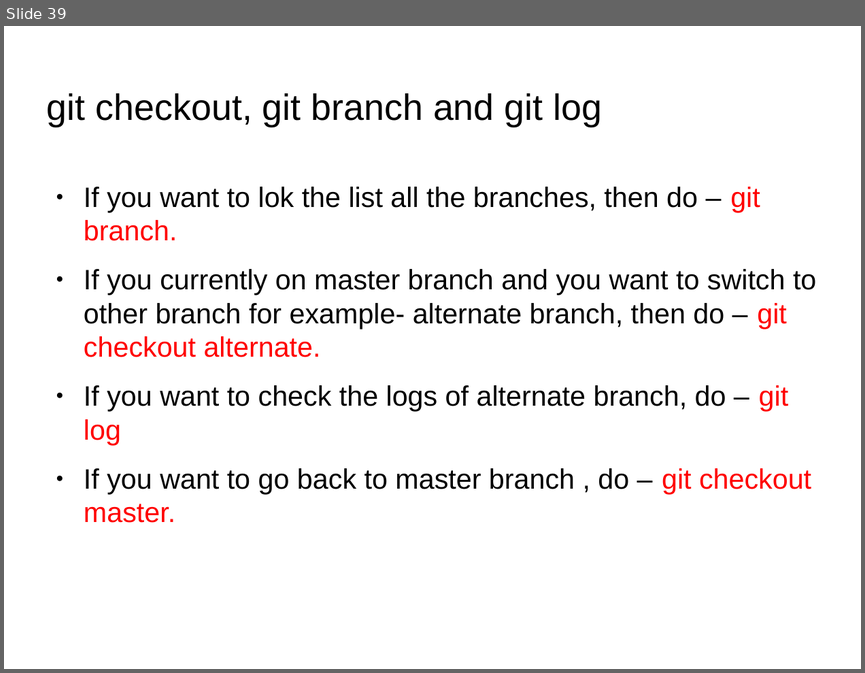
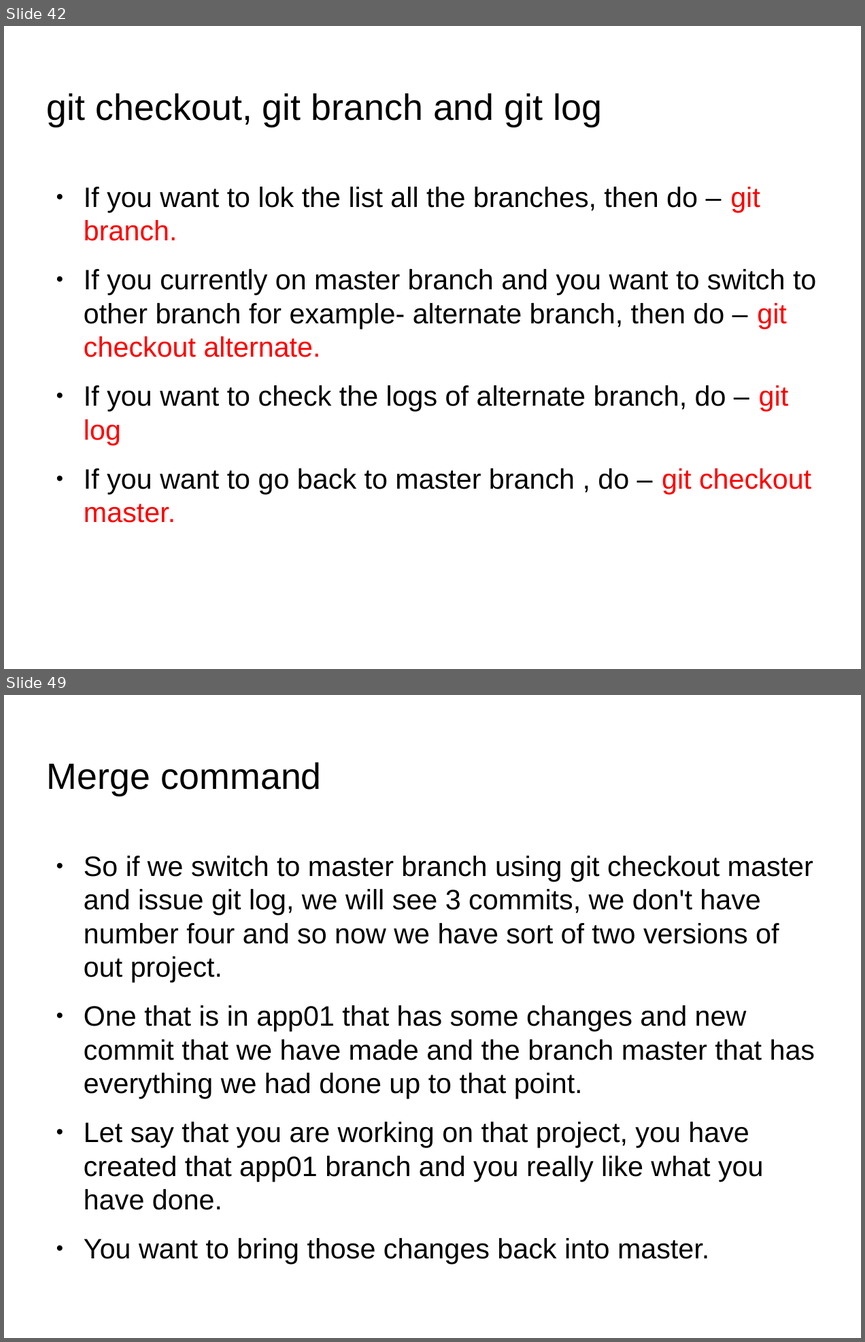
Before and after one commit to anumsh/Learning-Git-and-Github, a slide deck: git_and_GitHub.odp. Shown one above the other, each under a label of ours: slide 39 before the commit, slides 42 and 49 after it; the slides between them are not shown. The pictures are 865x673 and 865x1342 pixels, drawn with LibreOffice and Linux fonts; fonts in the diff are those of the drawing; background and template pictures are left out. Boxes give left, top, right and bottom in pixels: in the first picture for what was removed or moved away, otherwise in the second. Text is boxed around its words. In the diff, an @@ line names an element or a change of style, - is before the commit and + after.

Commit message:
feat: Merging, renaming and deleting the branch

```diff
--- a/git_and_GitHub.odp
+++ b/git_and_GitHub.odp
@@ slide 49 added at (x1=4, y1=695, x2=861, y2=1338), background picture (left out) @@
@@ title added at (x1=47, y1=762, x2=321, y2=796), 33.9 pt, text #000000 @@
+Merge command
@@ text added at (x1=84, y1=855, x2=815, y2=1210), 26 pt, text #000000 @@
+● So if we switch to master branch using git checkout master and issue git log, we will see 3 commits, we don't have number four and so now we have sort of two versions of out project.
+● One that is in app01 that has some changes and new commit that we have made and the branch master that has everything we had done up to that point.
+● Let say that you are working on that project, you have created that app01 branch and you really like what you have done.
+● You want to bring those changes back into master.
@@ what was slide 39 is now slide 42 @@
```
Also in this commit, not shown: 1 slide changed, 14 other slides added, 8 other files.
